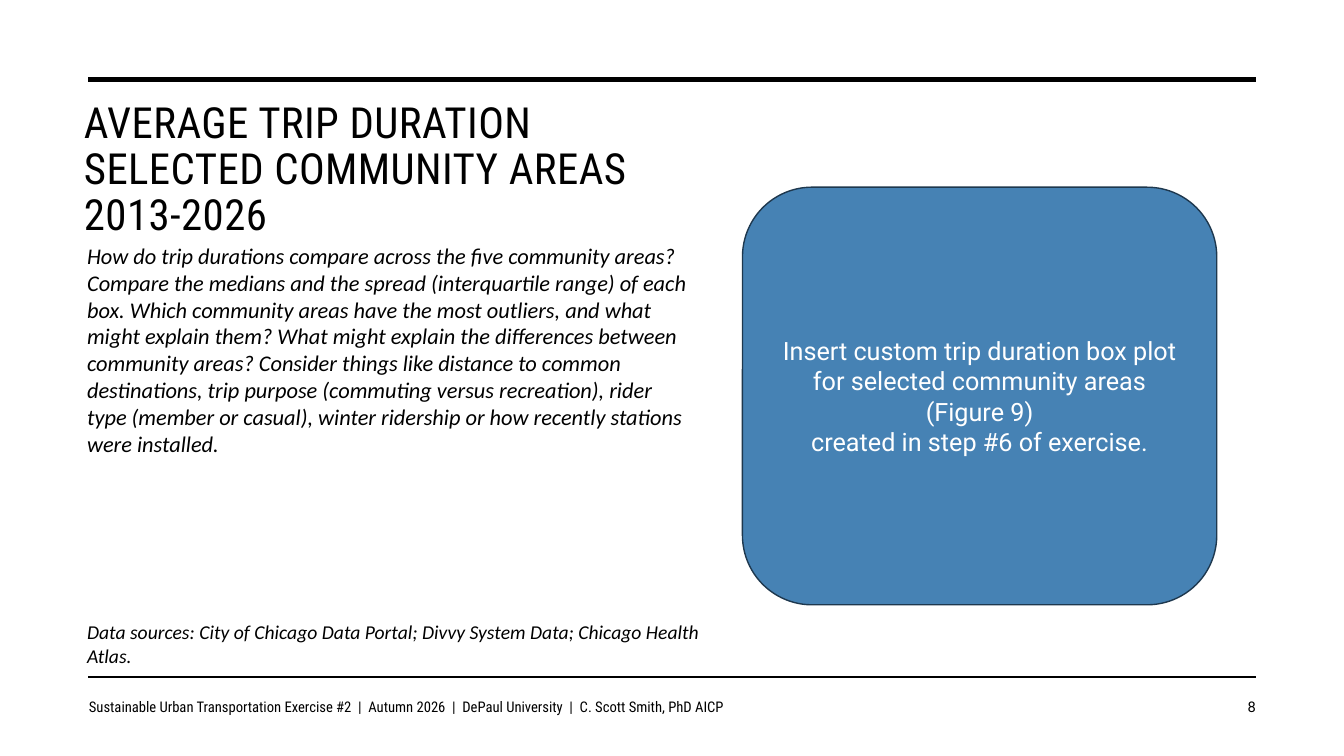
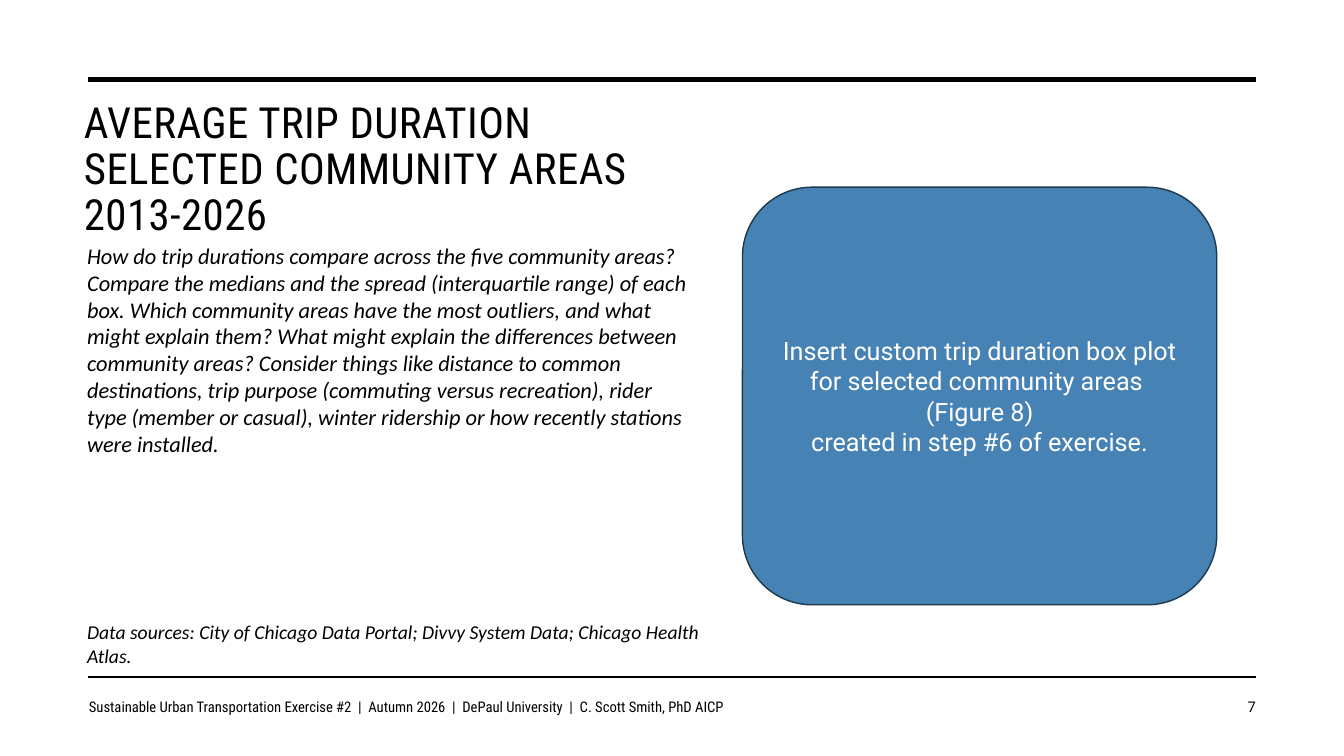
Before and after one commit to justenvirons/pedagogy, a slide deck: slide 7 of 2027/GEO330_Fall_Quarter/exercises/Exercise_02/slides/Exercise02_Template.pptx (slide 8 before the commit). Drawn at 1344x756 pixels with LibreOffice and Linux fonts; fonts in the diff are those of the drawing. Boxes give left, top, right and bottom in pixels: in the first picture for what was removed or moved away, otherwise in the second. Text is boxed around its words. In the diff, an @@ line names an element or a change of style, - is before the commit and + after.

```diff
--- a/2027/GEO330_Fall_Quarter/exercises/Exercise_02/slides/Exercise02_Template.pptx
+++ b/2027/GEO330_Fall_Quarter/exercises/Exercise_02/slides/Exercise02_Template.pptx
@@ text in rounded rectangle at bbox=[783, 341, 1176, 456]: text changed @@
-Insert custom trip duration box plot for selected community areas (Figure 9)
-created in step #6 of exercise.
+Insert custom trip duration box plot for selected community areas
+(Figure 8)
+created in step #6 of exercise.
@@ page number at bbox=[1248, 701, 1256, 712]: text changed @@
-8
+7
```
Also in this commit, not shown: 6 other slides changed, 2 other files.
